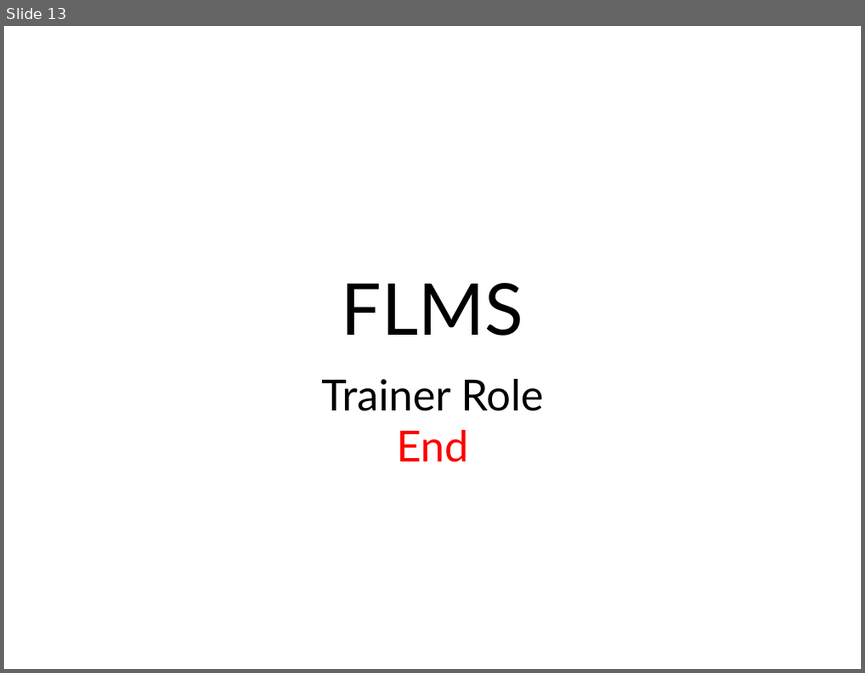
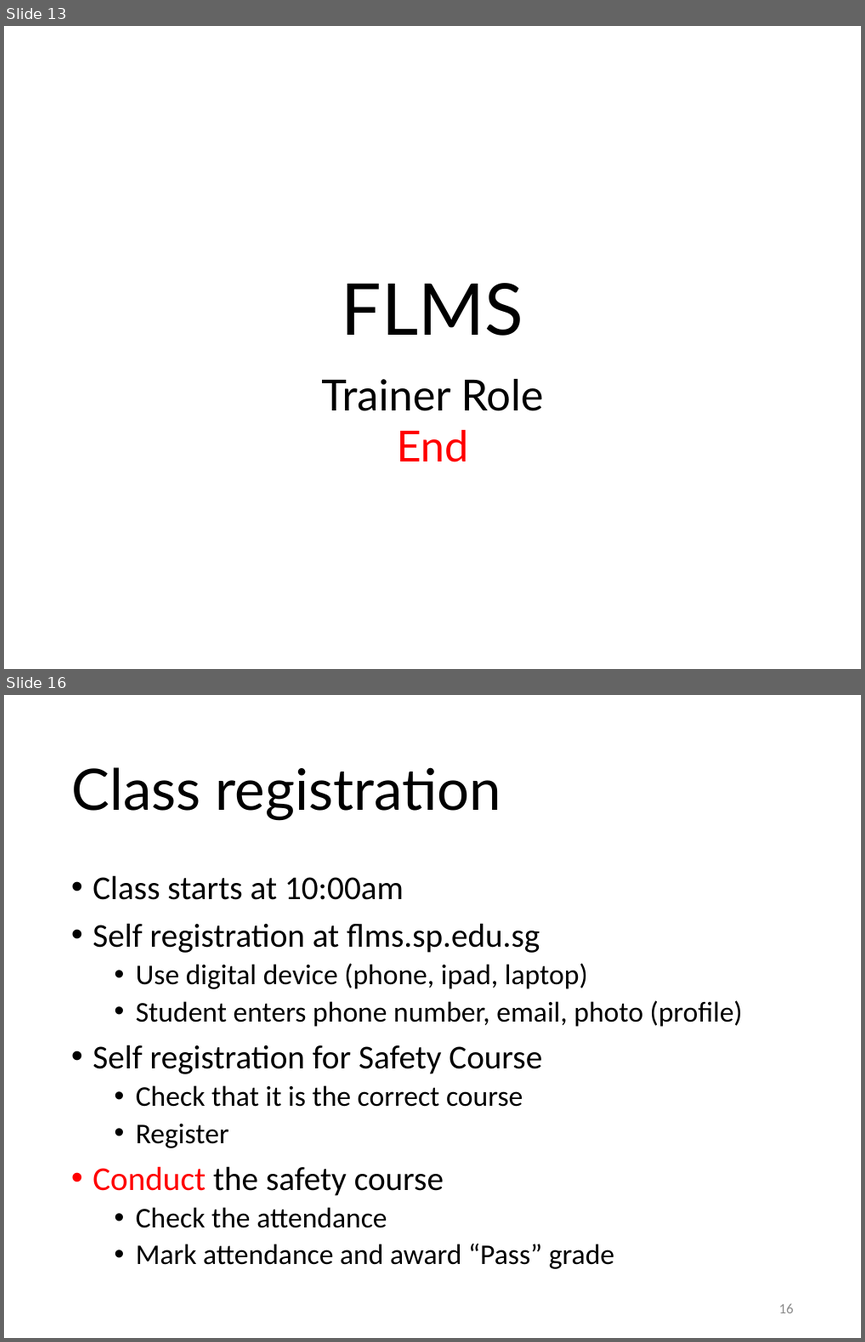
Before and after one commit to RDorville/flms, a slide deck: Training/flms-training.pptx. Shown one above the other, each under a label of ours: slide 13 before the commit, slides 13 and 16 after it; the slides between them are not shown. The pictures are 865x673 and 865x1342 pixels, drawn with LibreOffice and Linux fonts; fonts in the diff are those of the drawing; background and template pictures are left out. Boxes give left, top, right and bottom in pixels: in the first picture for what was removed or moved away, otherwise in the second. Text is boxed around its words. In the diff, an @@ line names an element or a change of style, - is before the commit and + after.

```diff
--- a/Training/flms-training.pptx
+++ b/Training/flms-training.pptx
@@ slide 16 added at (4,695,861,1338), background #FFFFFF @@
@@ title added at (71,767,502,821), 48 pt, text #000000 @@
+Class registration
@@ text added at (92,875,743,1269), 24 pt, text #000000 @@
+• Class starts at 10:00am
+• Self registration at flms.sp.edu.sg
+  • Use digital device (phone, ipad, laptop)
+  • Student enters phone number, email, photo (profile)
+• Self registration for Safety Course
+  • Check that it is the correct course
+  • Register
+• Conduct the safety course
+  • Check the attendance
+  • Mark attendance and award “Pass” grade
@@ page number added at (779,1304,794,1313), 12 pt, text #8C8C8C @@
+16
```
Also in this commit, not shown: 2 slides changed, 5 other slides added.
